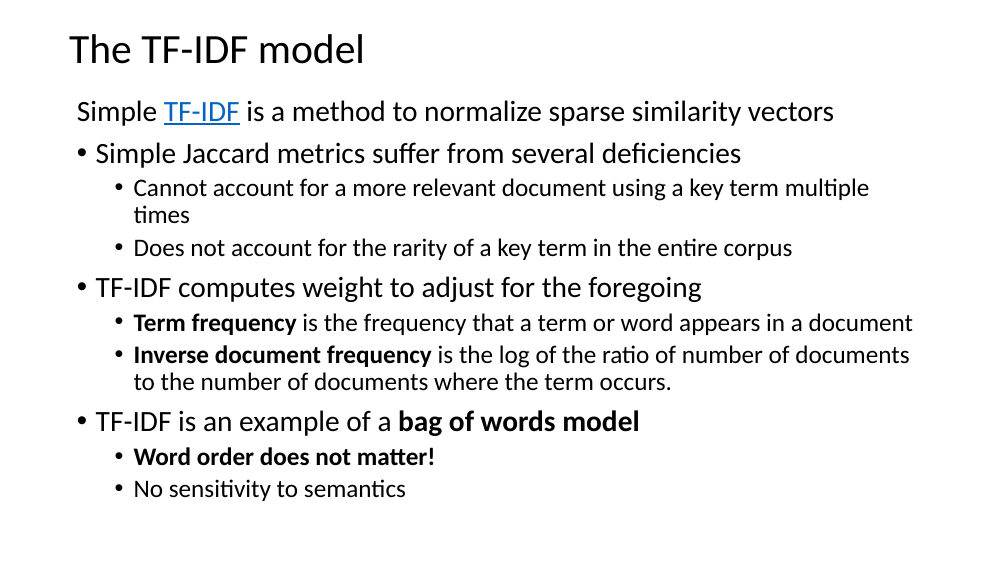
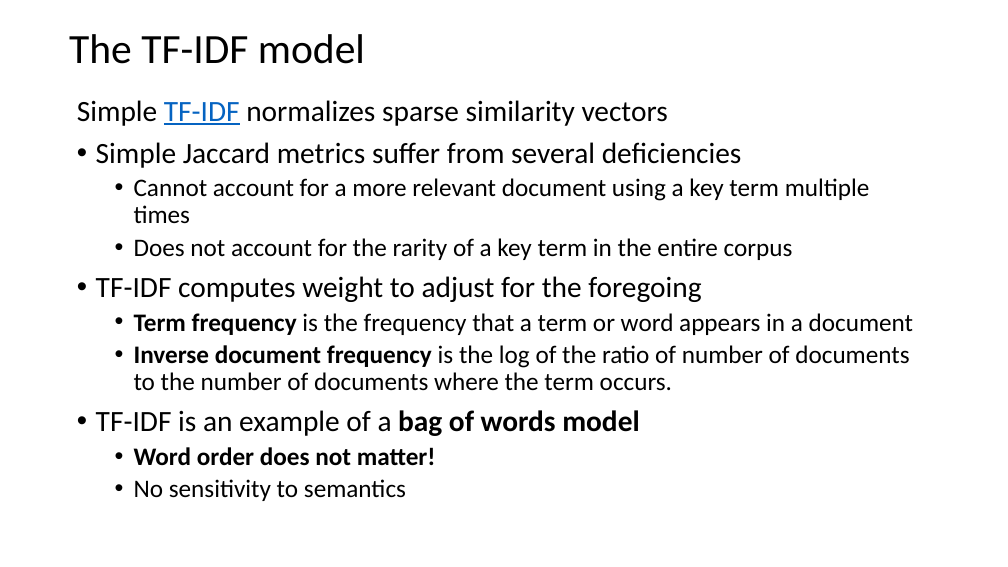
Before and after one commit to harelgabainew/school1, a slide deck: slide 24 of slides/6_InformationRetrievalSearch.pptx (slide 22 before the commit). Drawn at 1008x567 pixels with LibreOffice and Linux fonts; fonts in the diff are those of the drawing. Boxes give left, top, right and bottom in pixels: in the first picture for what was removed or moved away, otherwise in the second. Text is boxed around its words. In the diff, an @@ line names an element or a change of style, - is before the commit and + after.

Commit message:
Improved notation, corrected typos, split slide

```diff
--- a/slides/6_InformationRetrievalSearch.pptx
+++ b/slides/6_InformationRetrievalSearch.pptx
@@ text at (77, 100, 668, 126): text changed @@
-Simple TF-IDF is a method to normalize sparse similarity vectors
+Simple TF-IDF normalizes sparse similarity vectors
```
Also in this commit, not shown: 3 other slides changed, 2 slides added.
